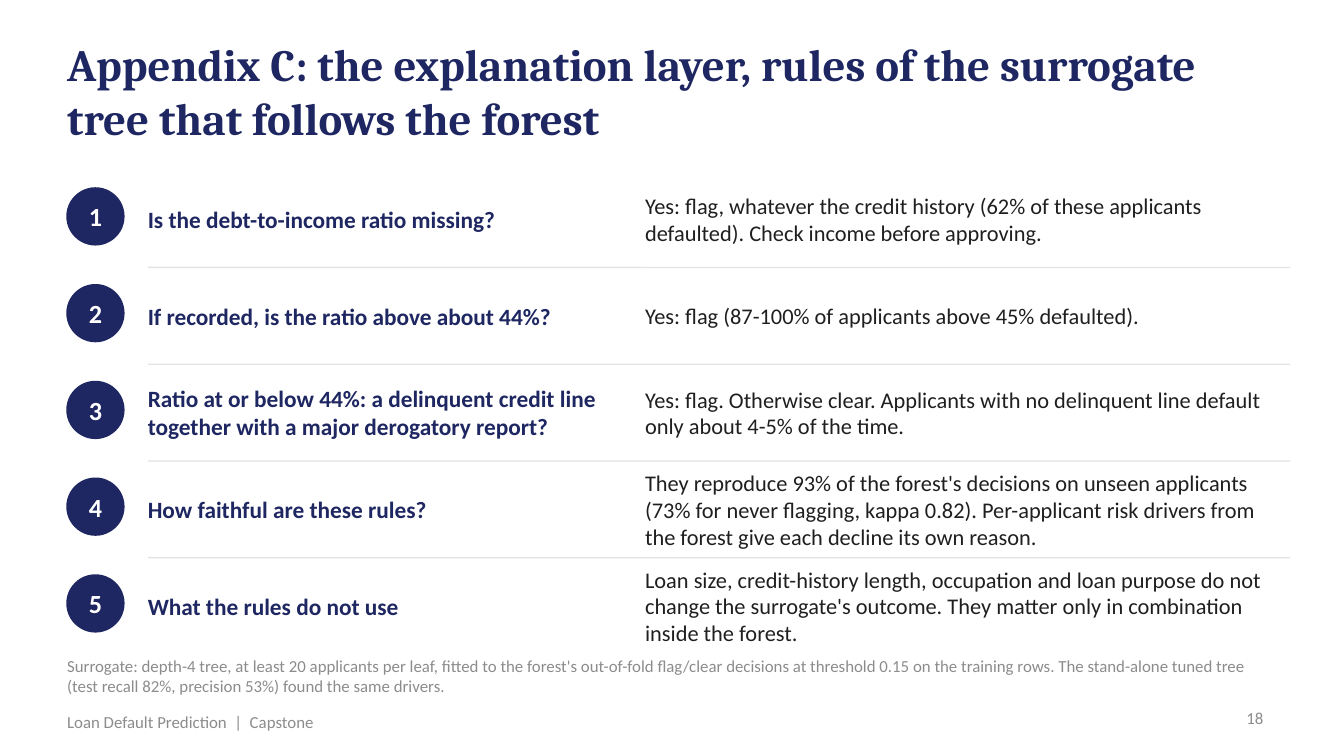
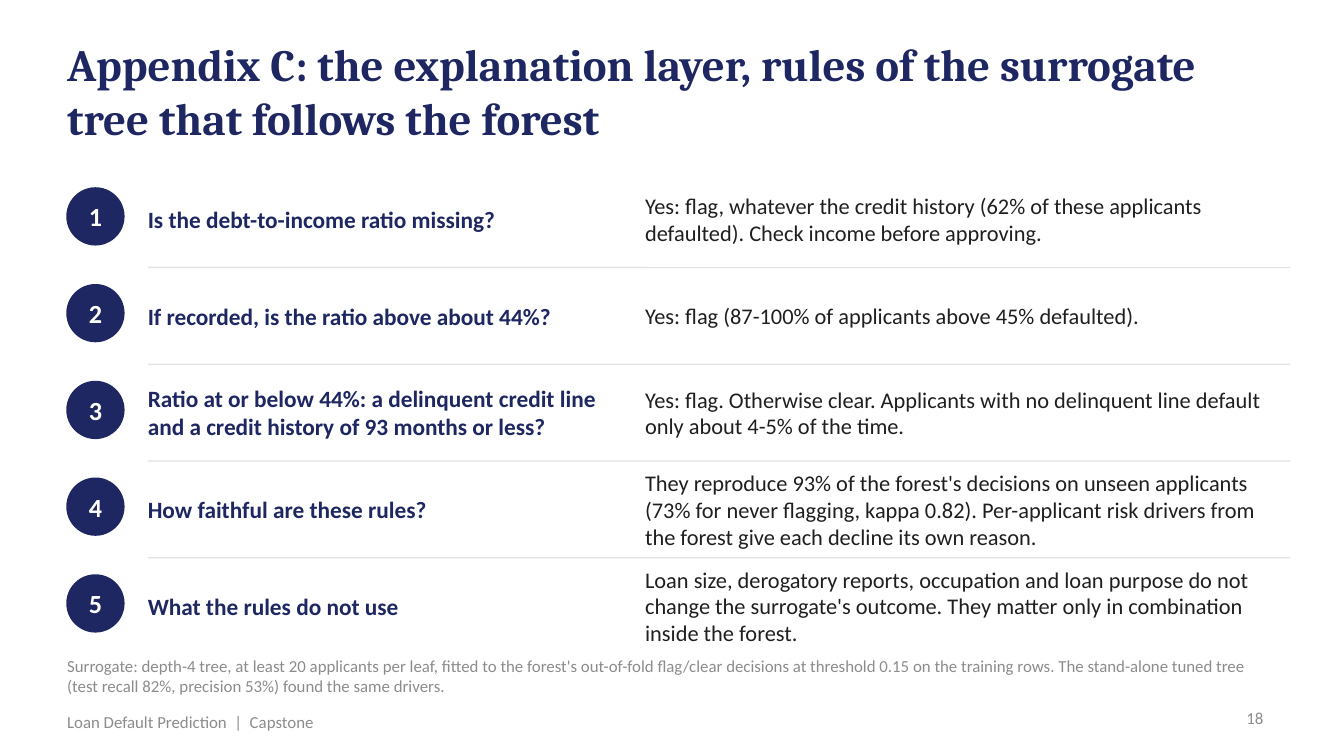
Before and after one commit to shubham1891/Personal-code, a slide deck: slide 18 of presentation/Loan_Default_Prediction_Presentation.pptx. Drawn at 1344x756 pixels with LibreOffice and Linux fonts; fonts in the diff are those of the drawing. Boxes give left, top, right and bottom in pixels: in the first picture for what was removed or moved away, otherwise in the second. Text is boxed around its words. In the diff, an @@ line names an element or a change of style, - is before the commit and + after.

```diff
--- a/presentation/Loan_Default_Prediction_Presentation.pptx
+++ b/presentation/Loan_Default_Prediction_Presentation.pptx
@@ text at [148,390,596,439]: text changed @@
-Ratio at or below 44%: a delinquent credit line together with a major derogatory report?
+Ratio at or below 44%: a delinquent credit line and a credit history of 93 months or less?
@@ text at [645,572,1248,641]: text changed @@
-Loan size, credit-history length, occupation and loan purpose do not change the surrogate's outcome. They matter only in combination inside the forest.
+Loan size, derogatory reports, occupation and loan purpose do not change the surrogate's outcome. They matter only in combination inside the forest.
```
Also in this commit, not shown: 12 other slides changed, 15 other files.
